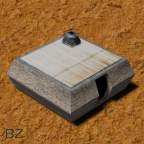
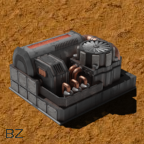
Two versions of the same layered image (144 x 144). Layer-by-layer changes:
painted on "foundry-tech.png" over [6, 30, 142, 132]
